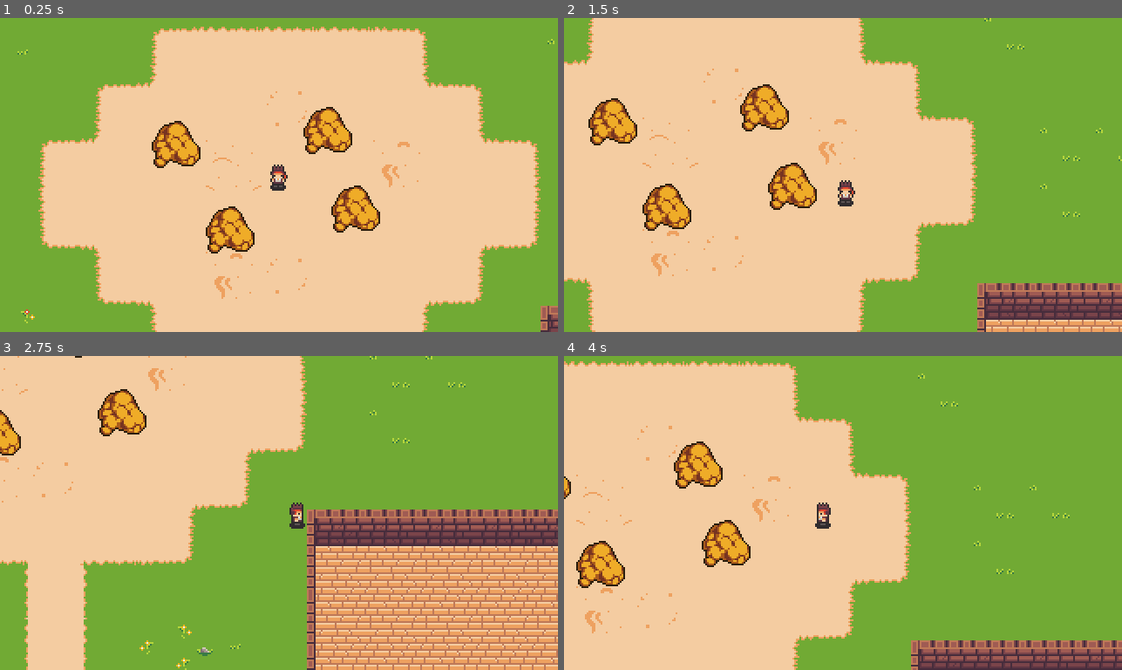
Above: before the commit, frames 1-4 (two rows, left to right).
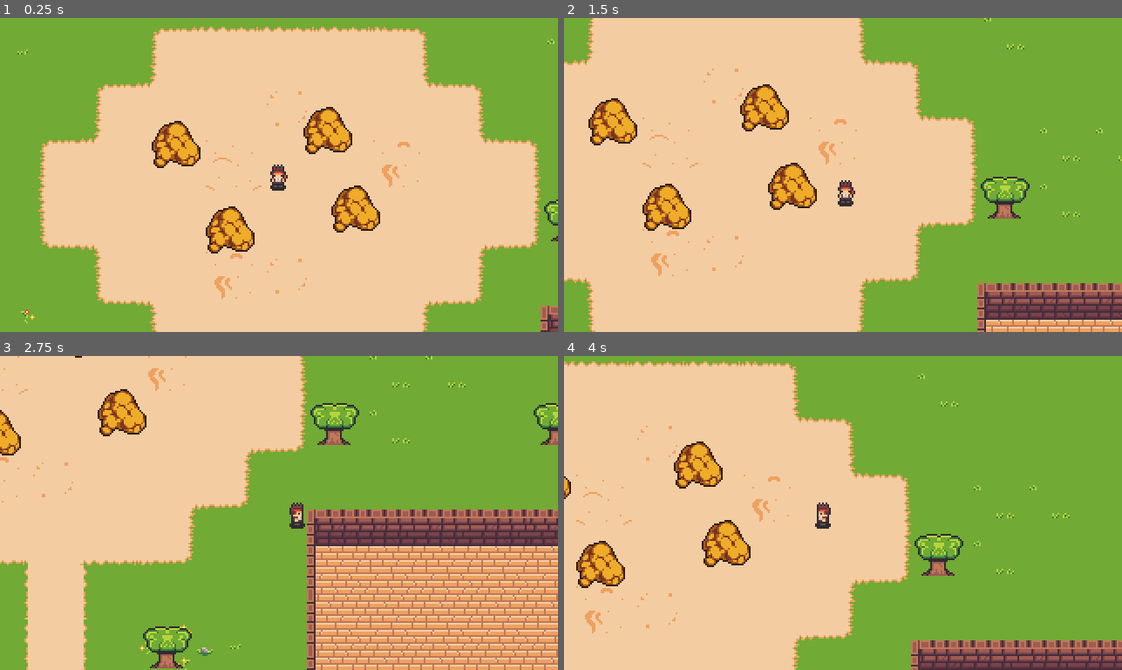
Above: after the commit, the same moments.

Repository: Lertos/noxphor-rpg
Game: Godot game, scene res://main.tscn
The game is run twice, just before and just after one commit, with the same random seed, the same clock (stepped at 60 frames per second) and the same inputs.
Inputs:
- Up to frame 1 (0.25 s): no input
- Up to frame 2 (1.5 s): tap Enter at 0.5 s; hold D (right) 0.53-1.28 s; hold S (down) from 1.28 s (still down)
- Up to frame 3 (2.75 s): release S (down) at 2.03 s; hold D (right) from 2.03 s (still down)
- Up to frame 4 (4 s): release D (right) at 2.78 s; hold W (up) 2.78-3.53 s; hold A (left) from 3.53 s (still down)

The runs differ from the first frame. In frame 1, 0.1% of the frame differs, in the area x 97-100%, y 57-72%; in frame 2, 0.6%; in frame 3, 1.4%, in the area x 25-100%, y 15-100%; in frame 4, 0.6%.

Commit message:
Tree, Chest and some import data

Diff:
--- a/main.tscn
+++ b/main.tscn
@@ -6,6 +6,7 @@
 [ext_resource type="PackedScene" uid="uid://m761x44fae1r" path="res://scenes/fake_obstacle.tscn" id="3_hdoux"]
 [ext_resource type="Texture2D" uid="uid://cipuainou2fpg" path="res://art/Tilesets/Tiles A.png" id="3_jan1y"]
 [ext_resource type="Texture2D" uid="uid://cl5dh7shlg3hw" path="res://art/Tilesets/Wood A.png" id="4_imooc"]
+[ext_resource type="Texture2D" uid="uid://bds2kv7vsd553" path="res://art/Tilesets/Tree.png" id="5_a8cil"]
 [ext_resource type="Texture2D" uid="uid://cgwlhiakwr08a" path="res://art/Tilesets/Water A.png" id="5_fqy8m"]
 [ext_resource type="Texture2D" uid="uid://cei2jlyoxy5w5" path="res://art/Tilesets/Walls A 1.png" id="6_nvgxw"]
 [ext_resource type="Texture2D" uid="uid://c78ddkqfhktqv" path="res://art/Player/Player Shadow.png" id="7_6sutr"]
@@ -186,6 +187,13 @@
 3:0/0 = 0
 3:0/0/physics_layer_0/linear_velocity = Vector2(0, 0)
 3:0/0/physics_layer_0/angular_velocity = 0.0
+
+[sub_resource type="TileSetAtlasSource" id="TileSetAtlasSource_dfnu7"]
+texture = ExtResource("5_a8cil")
+texture_region_size = Vector2i(32, 32)
+0:0/0 = 0
+0:0/0/physics_layer_0/linear_velocity = Vector2(0, 0)
+0:0/0/physics_layer_0/angular_velocity = 0.0
 
 [sub_resource type="TileSetAtlasSource" id="TileSetAtlasSource_3v2wa"]
 texture = ExtResource("5_fqy8m")
@@ -374,6 +382,7 @@
 sources/7 = SubResource("TileSetAtlasSource_opbet")
 sources/8 = SubResource("TileSetAtlasSource_0t635")
 sources/9 = SubResource("TileSetAtlasSource_ll853")
+sources/4 = SubResource("TileSetAtlasSource_dfnu7")
 
 [node name="root" type="Node2D"]
 y_sort_enabled = true
@@ -382,7 +391,7 @@
 tile_set = SubResource("TileSet_hdemj")
 format = 2
 layer_0/tile_data = PackedInt32Array(0, 65536, 1, 65536, 1, 0, 131072, 327681, 2, 196608, 327681, 0, 262144, 1, 2, 3276 …(64603 unchanged characters)…
-layer_1/tile_data = PackedInt32Array(851973, 65543, 0, 85197 …(561 unchanged characters)…  1, 458764, 131080, 1, 393228, 131080, 1)
+layer_1/tile_data = PackedInt32Array(851973, 65543, 0, 85197 …(561 unchanged characters)…  1, 458764, 131080, 1, 393228, 131080, 1, 262141, 4, 0, 393216, 4, 0, 458757, 4, 0, 196616, 4, 0, -65529, 4, 0, -65534, 4, 0, -65538, 4, 0, 131069, 4, 0, 589824, 4, 0, 720899, 4, 0, 786444, 4, 0, 458766, 4, 0, 196620, 4, 0)
 
 [node name="Player" parent="." instance=ExtResource("2_ggelv")]
 position = Vector2(106, 85)
Binary file added: art/Tilesets/Tree.png
Not shown, added: art/Tilesets/Tree.png.import
Binary file added: art/Treasure Chest.png
Not shown, added: art/UI/UI Pointer A.png.import
Not shown, added: art/UI/UI Window A.png.import
Not shown: 1 places in main.tscn that only renumber resources
